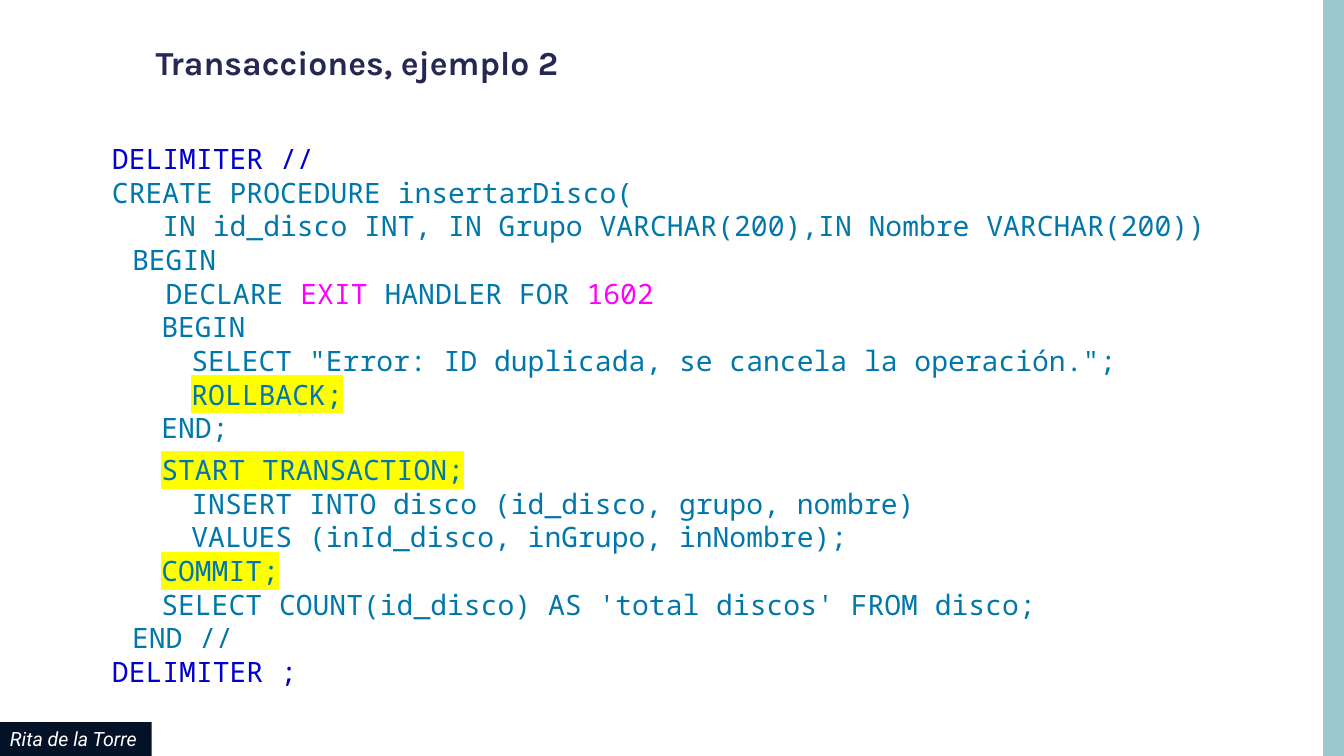
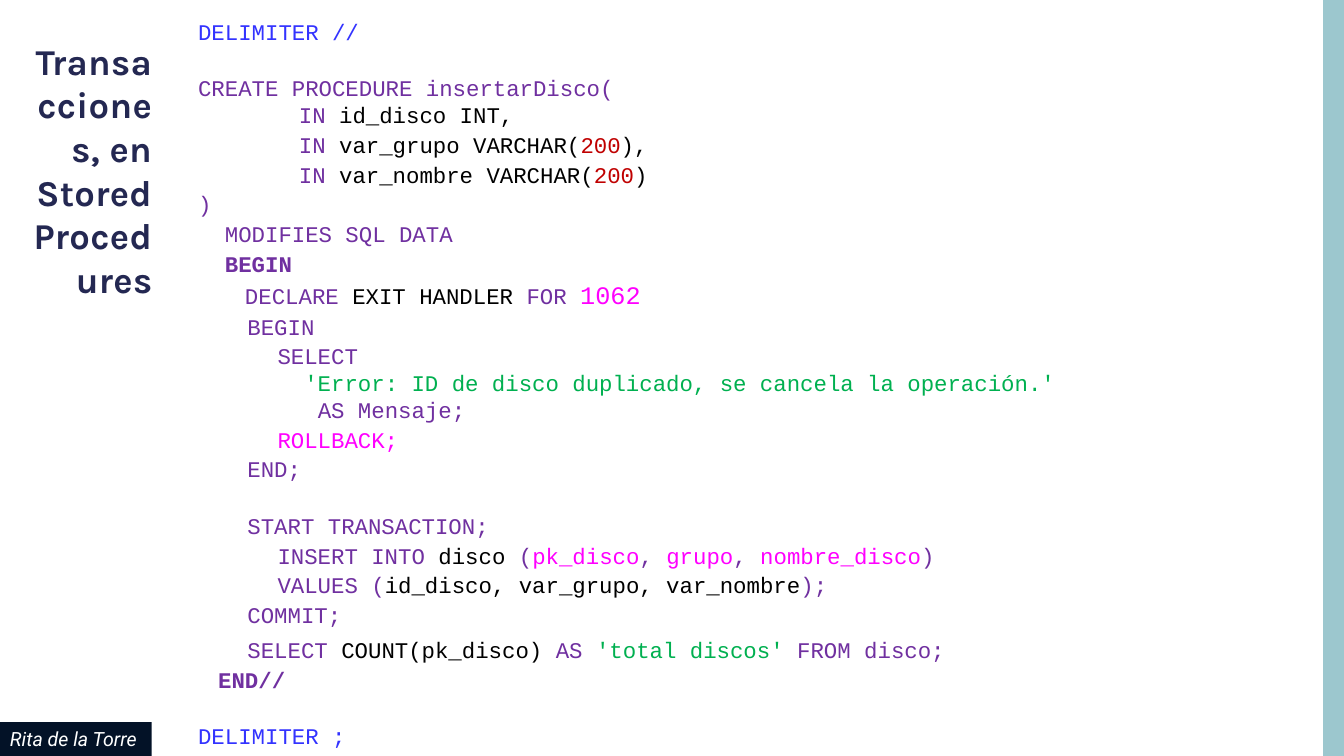
Before and after one commit to contenido-vario/MySQL, a slide deck: slide 17 of uf05/pdf/MySQL_UF05_ERRORES_TRANSACCIONES.pptx (slide 14 before the commit). Drawn at 1344x756 pixels with LibreOffice and Linux fonts; fonts in the diff are those of the drawing; background and template pictures are left out. Boxes give left, top, right and bottom in pixels: in the first picture for what was removed or moved away, otherwise in the second. Text is boxed around its words. In the diff, an @@ line names an element or a change of style, - is before the commit and + after.

```diff
--- a/uf05/pdf/MySQL_UF05_ERRORES_TRANSACCIONES.pptx
+++ b/uf05/pdf/MySQL_UF05_ERRORES_TRANSACCIONES.pptx
@@ text "DELIMITER //": place and size @@
-text "DELIMITER //" at box(112, 149, 1205, 682)
+text "DELIMITER //" at box(198, 25, 1054, 744)
@@ text at box(198, 25, 489, 744): size 20 to 16 pt, font Noto Sans Mono to Courier New in "DELIMITER //", "BEGIN", "BEGIN", "ROLLBACK;" and 4 more places; text colour #0000CC to #3333FF in "DELIMITER //", "DELIMITER ;"; text colour #0077AA to #7030A0 in "BEGIN", "BEGIN", "END;", "START TRANSACTION;" and 1 more places; bold on in "BEGIN"; text colour #0077AA to #FF00FF in "ROLLBACK;"; highlight #FFFF00 to none in "ROLLBACK;", "START TRANSACTION;", "COMMIT;"; more space between paragraphs; indent changed; less space between paragraphs @@
@@ text at box(198, 80, 648, 246): text changed; size 20 to 16 pt; font Noto Sans Mono to Courier New; text colour #0077AA to #7030A0 @@
-  CREATE PROCEDURE insertarDisco(
-  IN id_disco INT, IN Grupo VARCHAR(200),IN Nombre VARCHAR(200))
+  CREATE PROCEDURE insertarDisco(
+  IN id_disco INT,
+  IN var_grupo VARCHAR(200),
+  IN var_nombre VARCHAR(200)
+  )
+  MODIFIES SQL DATA
@@ title at box(36, 144, 152, 207): text changed; size 24 to 26 pt @@
-Transacciones, ejemplo 2
+Transacciones, en Stored Procedures
@@ text at box(245, 287, 640, 305): text changed; size 20 to 16 pt; font Noto Sans Mono to Courier New; text colour #0077AA to #000000 @@
-  DECLARE EXIT HANDLER FOR 1602
+  DECLARE EXIT HANDLER FOR 1062
@@ text at box(278, 349, 1054, 423): text changed; size 20 to 16 pt; font Noto Sans Mono to Courier New; text colour #0077AA to #00B050 @@
-  SELECT "Error: ID duplicada, se cancela la operación.";
+  SELECT
+  'Error: ID de disco duplicado, se cancela la operación.'
+  AS Mensaje;
@@ text at box(278, 547, 934, 598): text changed; size 20 to 16 pt; font Noto Sans Mono to Courier New; text colour #0077AA to #000000 @@
-  INSERT INTO disco (id_disco, grupo, nombre)
-  VALUES (inId_disco, inGrupo, inNombre);
+  INSERT INTO disco (pk_disco, grupo, nombre_disco)
+  VALUES (id_disco, var_grupo, var_nombre);
@@ text at box(218, 642, 944, 689): text changed; size 20 to 16 pt; font Noto Sans Mono to Courier New; text colour #0077AA to #7030A0 @@
-  SELECT COUNT(id_disco) AS 'total discos' FROM disco;
-  END //
+  SELECT COUNT(pk_disco) AS 'total discos' FROM disco;
+  END//
```
Also in this commit, not shown: 12 other slides changed, 4 slides added, 1 other file.
